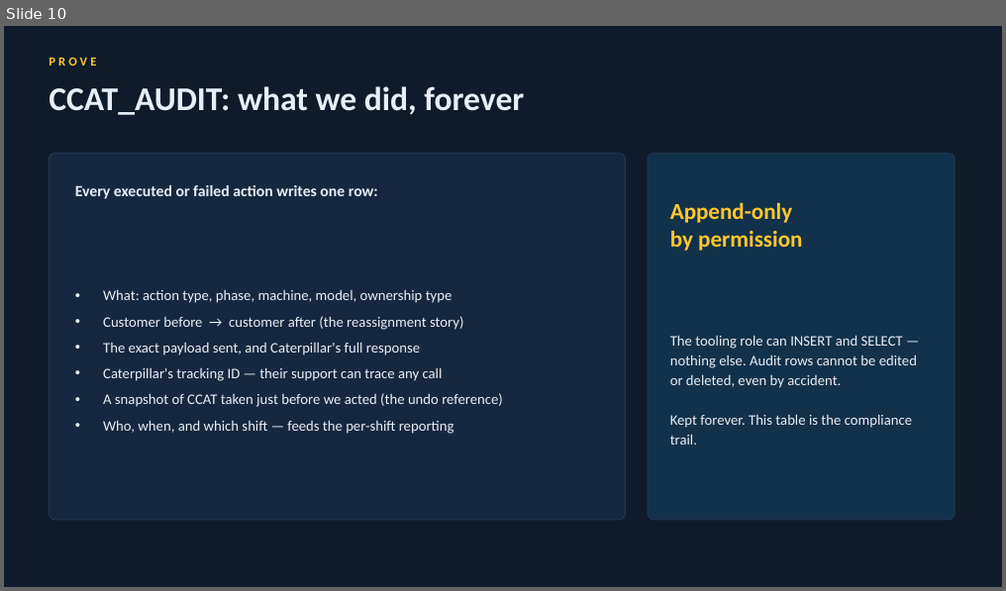
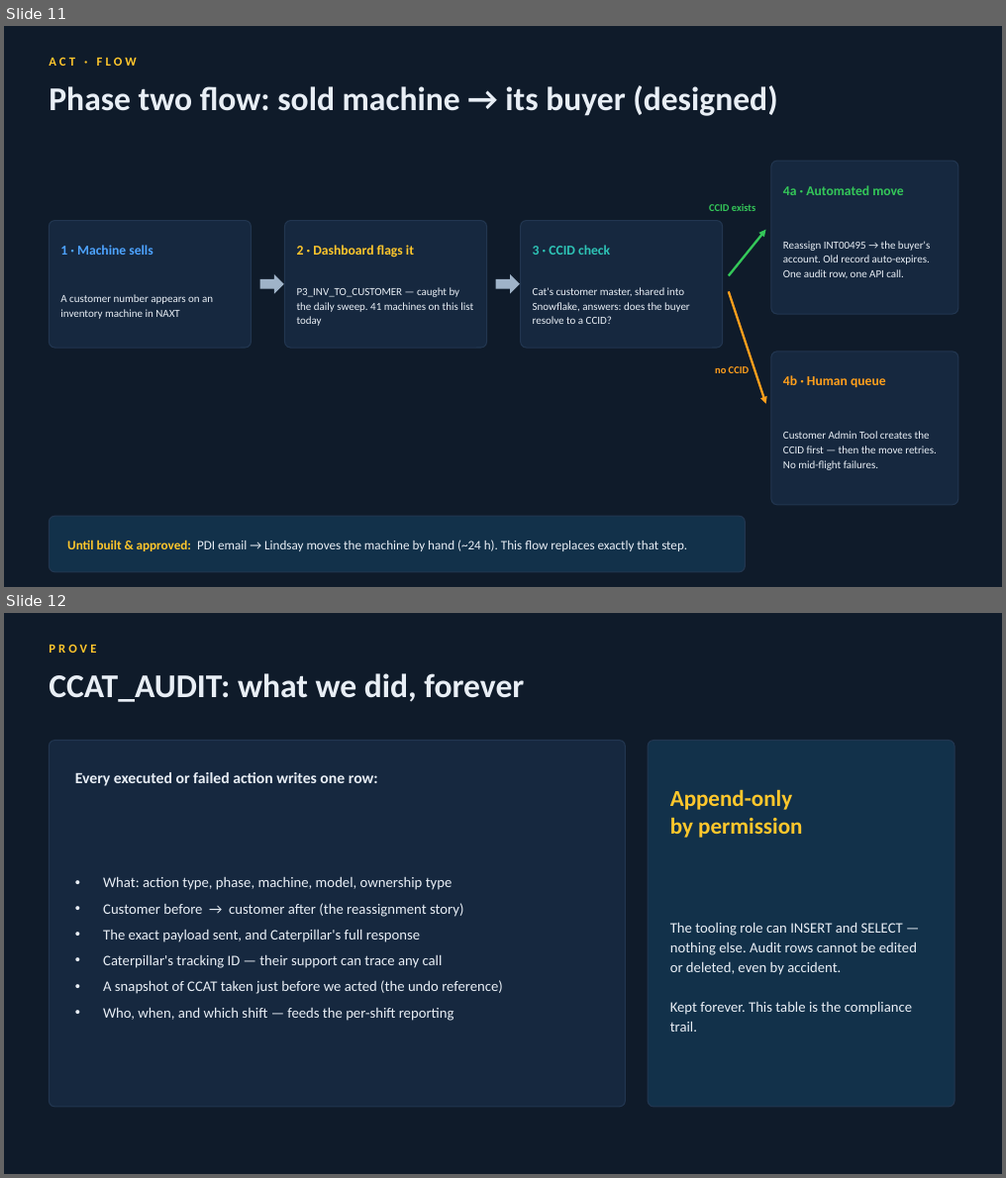
Before and after one commit to leakydata/asset-management-v2, a slide deck: powerpoints/Snowflake_CCAT_Reconciliation.pptx. Shown one above the other, each under a label of ours: slide 10 before the commit, slides 11 and 12 after it. The pictures are 1006x591 and 1006x1178 pixels, drawn with LibreOffice and Linux fonts; fonts in the diff are those of the drawing. Boxes give left, top, right and bottom in pixels: in the first picture for what was removed or moved away, otherwise in the second. Text is boxed around its words. In the diff, an @@ line names an element or a change of style, - is before the commit and + after.

Commit message:
Add phase one and phase two flow diagrams to Snowflake CCAT Reconciliation presentation

```diff
--- a/powerpoints/Snowflake_CCAT_Reconciliation.pptx
+++ b/powerpoints/Snowflake_CCAT_Reconciliation.pptx
@@ slide 11 added at (4, 26, 1002, 587), background #0F1B2A @@
@@ text added at (49, 57, 137, 66), 12 pt, text #FFC72C, bold @@
+ACT · FLOW
@@ text added at (49, 85, 777, 116), 32 pt, text #E8EEF5, bold @@
+Phase two flow: sold machine → its buyer (designed)
@@ rounded rectangle added at (771, 161, 958, 314), fill #16283F, outline #223650 1 pt @@
@@ text added at (783, 185, 904, 195), 13 pt, text #34C759, bold @@
+4a · Automated move
@@ rounded rectangle added at (49, 221, 252, 348), fill #16283F, outline #223650 1 pt @@
@@ rounded rectangle added at (285, 221, 487, 348), fill #16283F, outline #223650 1 pt @@
@@ rounded rectangle added at (521, 221, 723, 348), fill #16283F, outline #223650 1 pt @@
@@ text added at (709, 204, 755, 211), 10 pt, text #34C759, bold @@
+CCID exists
@@ arrow added from (729, 276) to (766, 230), #34C759 2.25 pt @@
@@ text added at (60, 245, 152, 255), 13 pt, text #4DA3FF, bold @@
+1 · Machine sells
@@ text added at (297, 245, 414, 258), 13 pt, text #FFC72C, bold @@
+2 · Dashboard flags it
@@ text added at (533, 245, 610, 255), 13 pt, text #2EC4B6, bold @@
+3 · CCID check
@@ text added at (783, 241, 930, 278), 10.5 pt, text #E8EEF5 @@
+Reassign INT00495 → the buyer's account. Old record auto-expires. One audit row, one API call.
@@ right arrow added at (260, 274, 284, 294), fill #9FB3C8 @@
@@ text added at (297, 287, 473, 326), 10.5 pt, text #E8EEF5 @@
+P3_INV_TO_CUSTOMER — caught by the daily sweep. 41 machines on this list today
@@ right arrow added at (496, 274, 520, 294), fill #9FB3C8 @@
@@ text added at (533, 287, 690, 324), 10.5 pt, text #E8EEF5 @@
+Cat's customer master, shared into Snowflake, answers: does the buyer resolve to a CCID?
@@ arrow added from (729, 291) to (766, 404), #FF9F1C 2.25 pt @@
@@ text added at (60, 294, 213, 319), 10.5 pt, text #E8EEF5 @@
+A customer number appears on an inventory machine in NAXT
@@ rounded rectangle added at (771, 352, 958, 505), fill #16283F, outline #223650 1 pt @@
@@ text added at (715, 367, 748, 373), 10 pt, text #FF9F1C, bold @@
+no CCID
@@ text added at (783, 375, 886, 387), 13 pt, text #FF9F1C, bold @@
+4b · Human queue
@@ text added at (783, 431, 937, 471), 10.5 pt, text #E8EEF5 @@
+Customer Admin Tool creates the CCID first — then the move retries. No mid-flight failures.
@@ rounded rectangle added at (49, 516, 746, 572), fill #12314A, outline #223650 1 pt @@
@@ text added at (67, 540, 687, 552), 12.5 pt, text #E8EEF5 @@
+Until built & approved: PDI email → Lindsay moves the machine by hand (~24 h). This flow replaces exactly that step.
@@ what was slide 10 is now slide 12 @@
```
Also in this commit, not shown: 1 other slide added, 2 other files.
